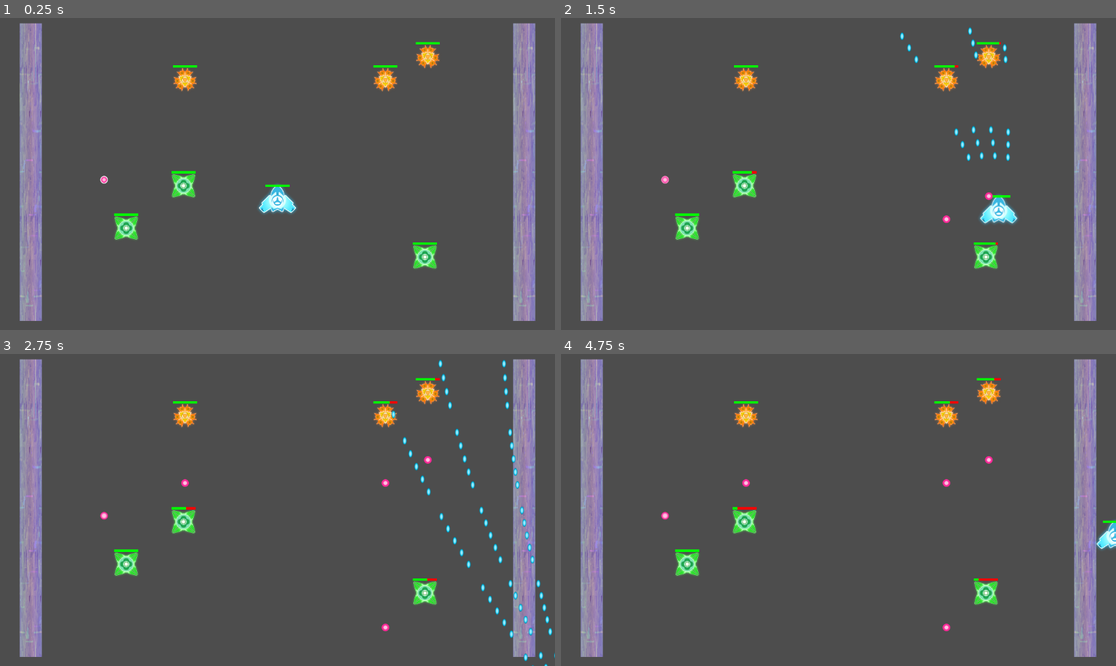
Above: before the commit, frames 1-4 (two rows, left to right).
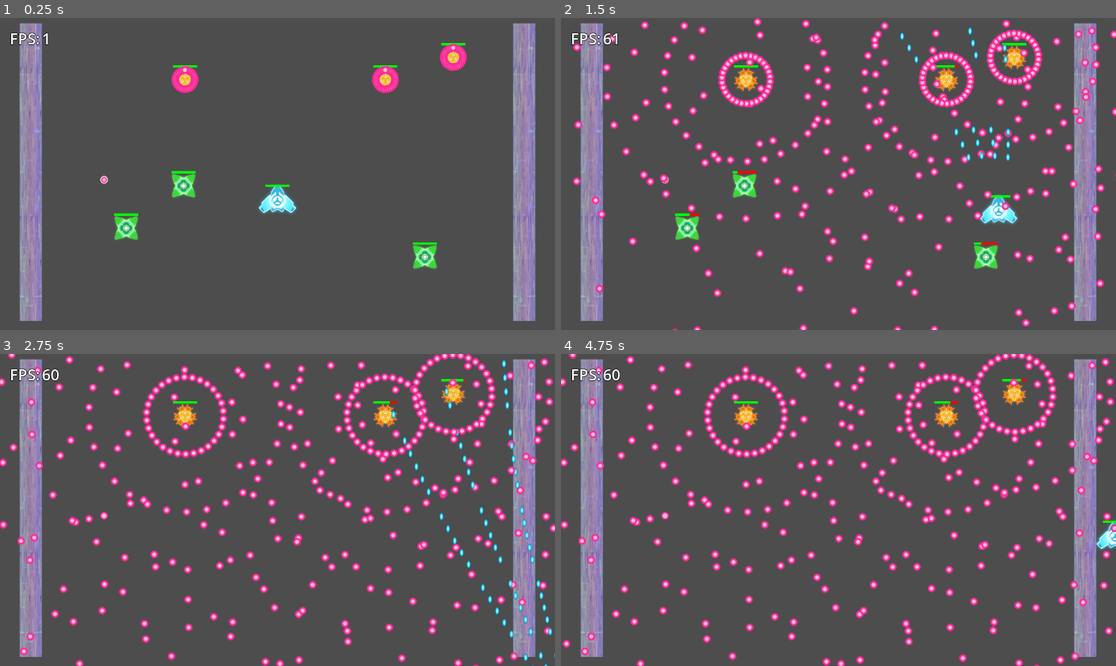
Above: after the commit, the same moments.

Repository: Jagholin/bullethell_jam_entry
Game: Godot game, scene res://scenes/push_body_test.tscn
Same seed, same stepped clock (60 frames per second), same inputs: the game is played once before the commit and once after it.
Inputs:
- Up to frame 1 (0.25 s): no input
- Up to frame 2 (1.5 s): hold Right (right) 0.53-1.28 s; hold Space (fire) 0.53-1.28 s; hold S (down) from 1.28 s (still down); tap Space (fire) at 1.35 s
- Up to frame 3 (2.75 s): release S (down) at 2.03 s; hold Right (right) from 2.03 s (still down); hold Space (fire) from 2.03 s (still down)
- Up to frame 4 (4.75 s): release Right (right) at 2.78 s; release Space (fire) at 2.78 s; hold W (up) 2.78-3.53 s; tap Space (fire) at 2.85, 4.35 s; hold Space (fire) 3.53-4.28 s; hold A (left) from 3.53 s (still down)

The runs differ from the first frame. In frame 1, 1.3% of the frame differs, in the area x 1-85%, y 4-25%; in frame 2, 8.3%; in frame 3, 10%; in frame 4, 10%, in the area x 0-100%, y 0-100%.

Commit message:
remove bullets when they are outside of the screen(temp solution) add fps counter disable vsync more bullets

Diff:
--- a/project.godot
+++ b/project.godot
@@ -14,6 +14,10 @@
 run/main_scene="res://scenes/push_body_test.tscn"
 config/features=PackedStringArray("4.2", "GL Compatibility")
 config/icon="res://icon.svg"
+
+[display]
+
+window/vsync/vsync_mode=0
 
 [input]
 
--- /dev/null
+++ b/resources/label_settings/fps_label.tres
@@ -0,0 +1,6 @@
+[gd_resource type="LabelSettings" format=3 uid="uid://bh8hnu4drxufn"]
+
+[resource]
+font_size = 32
+outline_size = 4
+outline_color = Color(0, 0, 0, 1)
--- a/scenes/entities/enemy.tscn
+++ b/scenes/entities/enemy.tscn
@@ -24,6 +24,11 @@
 shape = SubResource("CircleShape2D_yucrm")
 
 [node name="ProjectileSpawner" parent="." instance=ExtResource("3_vu4wc")]
+interval = 0.2
+projectile_volleys = 30
+angle_between_volleys = 12.0
+angle_offset = 5.0
+projectile_volley_offset = Vector2(0, 0)
 projectile = ExtResource("4_rs1sk")
 projectile_settings = ExtResource("5_gvfee")
 
--- a/scenes/entities/player.tscn
+++ b/scenes/entities/player.tscn
@@ -18,6 +18,8 @@
 polygon = PackedVector2Array(0, -24, -32, 16, 32, 16)
 
 [node name="DamageableComponent" parent="." instance=ExtResource("3_i47pl")]
+health = 100000
+max_health = 100000
 
 [node name="ProjectileSpawner" parent="." instance=ExtResource("4_t8dnc")]
 interval = 0.02
--- a/scenes/push_body_test.tscn
+++ b/scenes/push_body_test.tscn
@@ -1,12 +1,15 @@
-[gd_scene load_steps=6 format=3 uid="uid://c33lgge8ulqcw"]
+[gd_scene load_steps=8 format=3 uid="uid://c33lgge8ulqcw"]
 
 [ext_resource type="PackedScene" uid="uid://bif23f7t4jd2r" path="res://scenes/entities/obstacle.tscn" id="1_8hwce"]
+[ext_resource type="Script" path="res://scripts/scenes/push_body_test.gd" id="1_nj2jt"]
 [ext_resource type="PackedScene" uid="uid://sg051jsb3744" path="res://scenes/entities/player.tscn" id="2_bymjo"]
 [ext_resource type="PackedScene" uid="uid://cmu8rrxt1o31b" path="res://scenes/entities/entity.tscn" id="3_10768"]
 [ext_resource type="PackedScene" uid="uid://dlxr1gqtibtkl" path="res://scenes/entities/enemy.tscn" id="4_15g7d"]
 [ext_resource type="PackedScene" uid="uid://cjsqmd01861rl" path="res://scenes/entities/projectile.tscn" id="5_egmaw"]
+[ext_resource type="LabelSettings" uid="uid://bh8hnu4drxufn" path="res://resources/label_settings/fps_label.tres" id="6_7sv6o"]
 
 [node name="push_body_test" type="Node2D"]
+script = ExtResource("1_nj2jt")
 
 [node name="Obstacle" parent="." instance=ExtResource("1_8hwce")]
 position = Vector2(64, 320)
@@ -39,10 +42,40 @@
 projectile_parent = NodePath("../Projectiles")
 
 [node name="Enemy3" parent="." node_paths=PackedStringArray("projectile_parent") instance=ExtResource("4_15g7d")]
-position = Vector2(888, 80)
+position = Vector2(941, 82)
 projectile_parent = NodePath("../Projectiles")
 
 [node name="Projectile" parent="." instance=ExtResource("5_egmaw")]
 position = Vector2(216, 336)
 
 [node name="Projectiles" type="Node2D" parent="."]
+
+[node name="CanvasLayer" type="CanvasLayer" parent="."]
+layer = 2
+
+[node name="MarginContainer" type="MarginContainer" parent="CanvasLayer"]
+anchors_preset = 15
+anchor_right = 1.0
+anchor_bottom = 1.0
+grow_horizontal = 2
+grow_vertical = 2
+theme_override_constants/margin_left = 20
+theme_override_constants/margin_top = 20
+theme_override_constants/margin_right = 20
+theme_override_constants/margin_bottom = 20
+
+[node name="VBoxContainer" type="VBoxContainer" parent="CanvasLayer/MarginContainer"]
+layout_mode = 2
+
+[node name="HBoxContainer" type="HBoxContainer" parent="CanvasLayer/MarginContainer/VBoxContainer"]
+layout_mode = 2
+
+[node name="Label" type="Label" parent="CanvasLayer/MarginContainer/VBoxContainer/HBoxContainer"]
+layout_mode = 2
+text = "FPS:"
+label_settings = ExtResource("6_7sv6o")
+
+[node name="FPSLabel" type="Label" parent="CanvasLayer/MarginContainer/VBoxContainer/HBoxContainer"]
+unique_name_in_owner = true
+layout_mode = 2
+label_settings = ExtResource("6_7sv6o")
--- a/scripts/scenes/components/ProjectileSpawner.gd
+++ b/scripts/scenes/components/ProjectileSpawner.gd
@@ -13,6 +13,8 @@
 @export var projectile_volleys: int = 1
 ## Angle between projectiles in a volley, in degrees
 @export var angle_between_volleys: float = 0.0
+## Offset angle for the center of the volley, in degrees
+@export var angle_offset: float = 0.0
 ## Offset between projectiles in a volley
 @export var projectile_volley_offset: Vector2 = Vector2(2.0, 0)
 @export_group("")
@@ -43,7 +45,7 @@
 
 
 func fire():
-	var angle := -0.5 * angle_between_volleys * (projectile_volleys - 1)
+	var angle := -0.5 * angle_between_volleys * (projectile_volleys - 1) + angle_offset
 	var offset := -0.5 * projectile_volley_offset * (projectile_volleys - 1)
 	for i in projectile_volleys:
 		# calculate the angle for the projectile, and initial position
--- a/scripts/scenes/entities/projectile.gd
+++ b/scripts/scenes/entities/projectile.gd
@@ -52,5 +52,8 @@
 
 
 # Called every frame. 'delta' is the elapsed time since the previous frame.
-func _process(_delta):
-	position += direction * velocity
+func _process(delta):
+	position += direction * velocity * 60 * delta
+	# TODO: temporary solution, we should probably have a better way to handle this
+	if position.x < 0 or position.x > 1200 or position.y < 0 or position.y > 800:
+		queue_free()
--- /dev/null
+++ b/scripts/scenes/push_body_test.gd
@@ -0,0 +1,7 @@
+extends Node2D
+
+@onready var fps_label: Label = %FPSLabel
+
+func _process(_delta):
+	var currentFps := Performance.get_monitor(Performance.TIME_FPS)
+	fps_label.text = "%d" % currentFps
